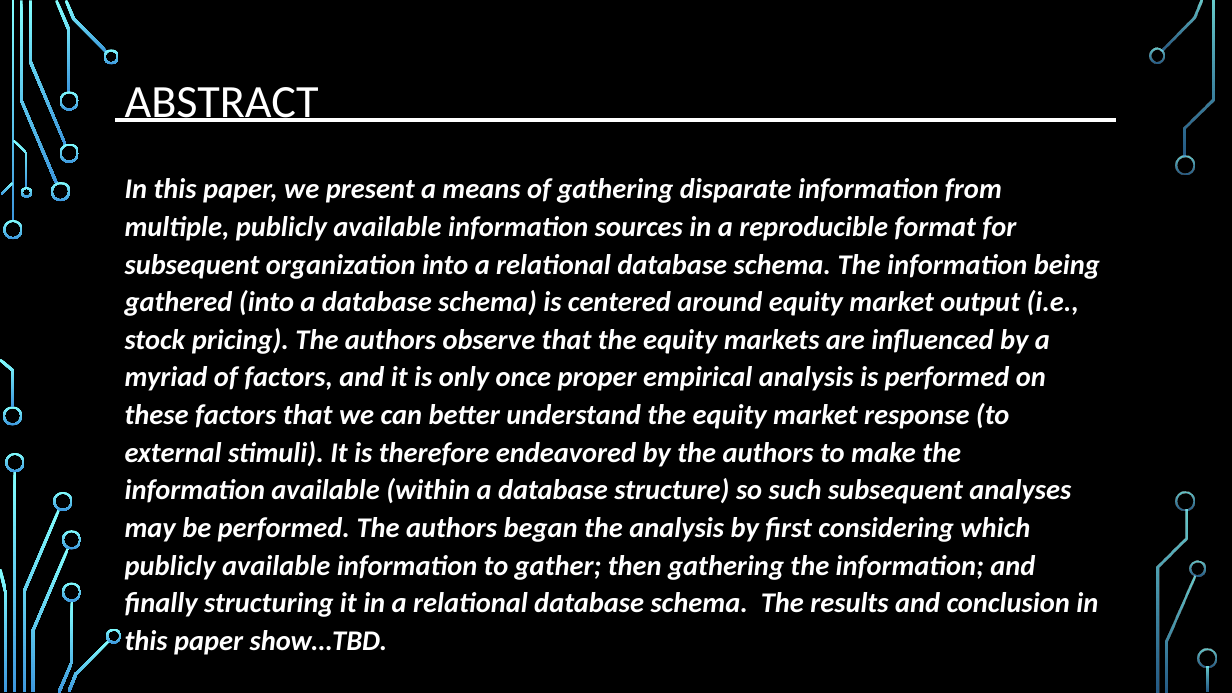
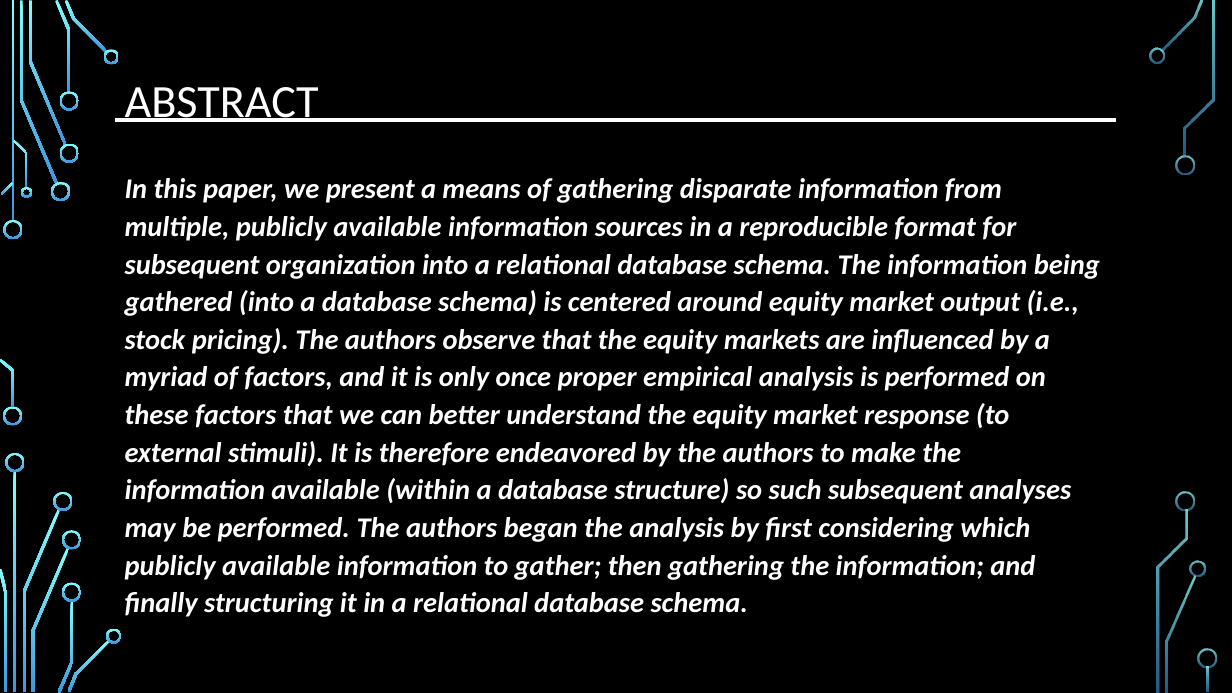
Before and after one commit to djserna/7330-Group-Project, a slide deck: slide 2 of Presentation/MSDS_7330_Group_Project_Presentation.pptx. Drawn at 1232x693 pixels with LibreOffice and Linux fonts; fonts in the diff are those of the drawing; background and template pictures are left out. Boxes give left, top, right and bottom in pixels: in the first picture for what was removed or moved away, otherwise in the second. Text is boxed around its words. In the diff, an @@ line names an element or a change of style, - is before the commit and + after.

```diff
--- a/Presentation/MSDS_7330_Group_Project_Presentation.pptx
+++ b/Presentation/MSDS_7330_Group_Project_Presentation.pptx
@@ text at (x1=125, y1=178, x2=1100, y2=580): text changed @@
-In this paper, we present a means of gathering disparate information from multiple, publicly available information sources in a reproducible format for subsequent organization into a relational database schema. The information being gathered (into a database schema) is centered around equity market output (i.e., stock pricing). The authors observe that the equity markets are influenced by a myriad of factors, and it is only once proper empirical analysis is performed on these factors that we can better understand the equity market response (to external stimuli). It is therefore endeavored by the authors to make the information available (within a database structure) so such subsequent analyses may be performed. The authors began the analysis by first considering which publicly available information to gather; then gathering the information; and finally structuring it in a relational database schema. The results and conclusion in this paper show…TBD.
+In this paper, we present a means of gathering disparate information from multiple, publicly available information sources in a reproducible format for subsequent organization into a relational database schema. The information being gathered (into a database schema) is centered around equity market output (i.e., stock pricing). The authors observe that the equity markets are influenced by a myriad of factors, and it is only once proper empirical analysis is performed on these factors that we can better understand the equity market response (to external stimuli). It is therefore endeavored by the authors to make the information available (within a database structure) so such subsequent analyses may be performed. The authors began the analysis by first considering which publicly available information to gather; then gathering the information; and finally structuring it in a relational database schema.
```
Also in this commit, not shown: 5 other slides changed.
